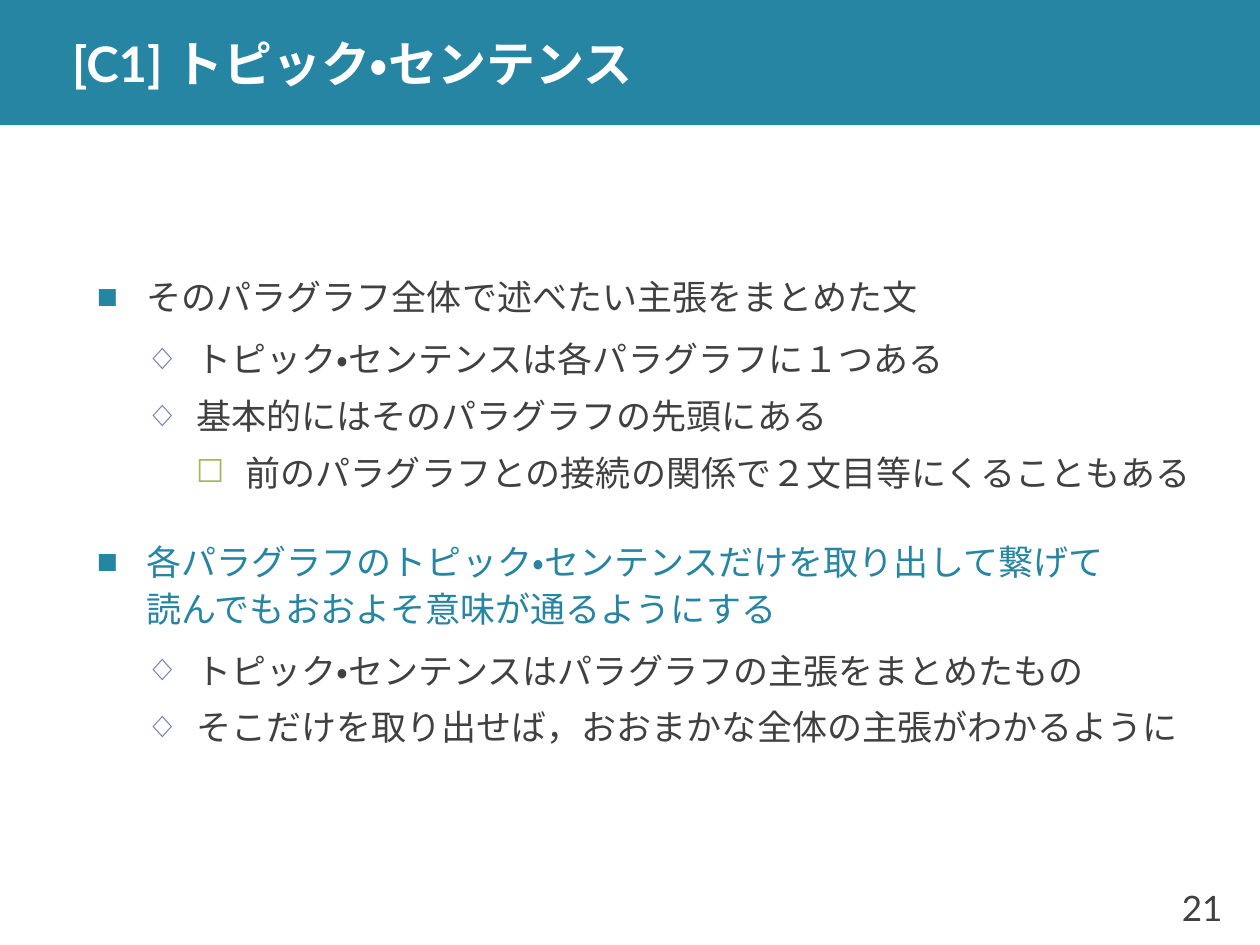
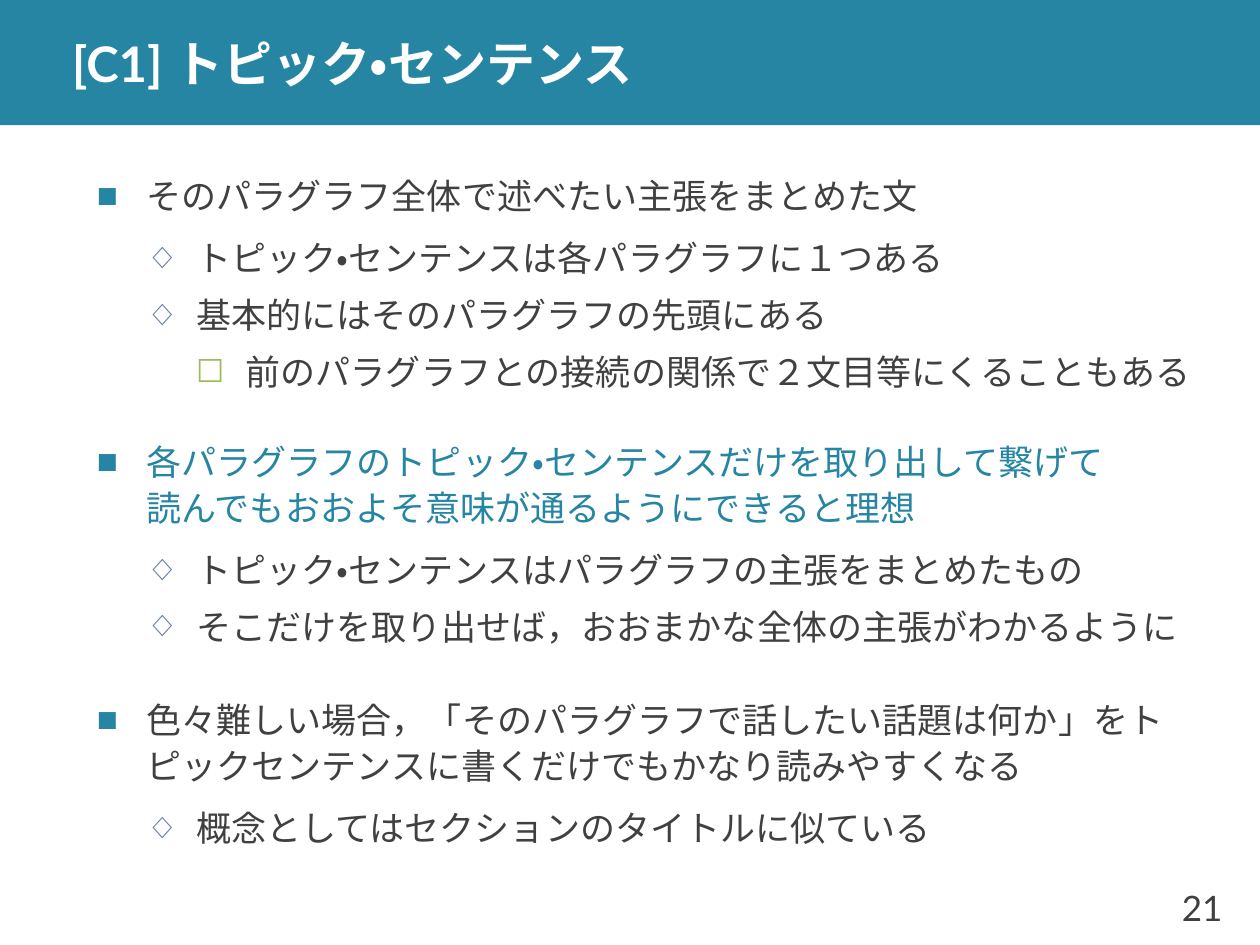
Before and after one commit to shioya-lab/how-to, a slide deck: slide 21 of writing.pptx. Drawn at 1260x945 pixels with LibreOffice and Linux fonts; fonts in the diff are those of the drawing. Boxes give left, top, right and bottom in pixels: in the first picture for what was removed or moved away, otherwise in the second. Text is boxed around its words. In the diff, an @@ line names an element or a change of style, - is before the commit and + after.

```diff
--- a/writing.pptx
+++ b/writing.pptx
@@ text at [147, 445, 1104, 524]: text changed @@
-■ 各パラグラフのトピック・センテンスだけを取り出して繋げて
-  読んでもおおよそ意味が通るようにする
+■ 各パラグラフのトピック・センテンスだけを取り出して繋げて
+  読んでもおおよそ意味が通るようにできると理想
@@ text at [147, 703, 1164, 844]: paragraphs added @@
+■ 色々難しい場合，「そのパラグラフで話したい話題は何か」をトピックセンテンスに書くだけでもかなり読みやすくなる
+  ◇ 概念としてはセクションのタイトルに似ている
```
Also in this commit, not shown: 6 other slides changed, 1 other file.
